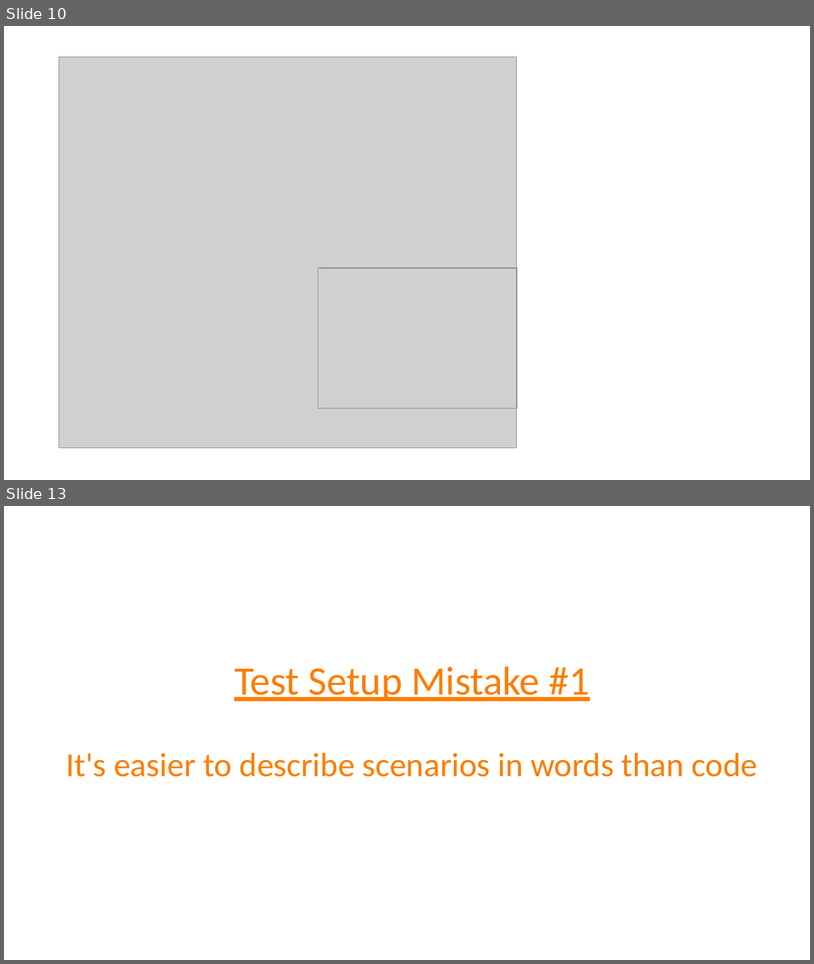
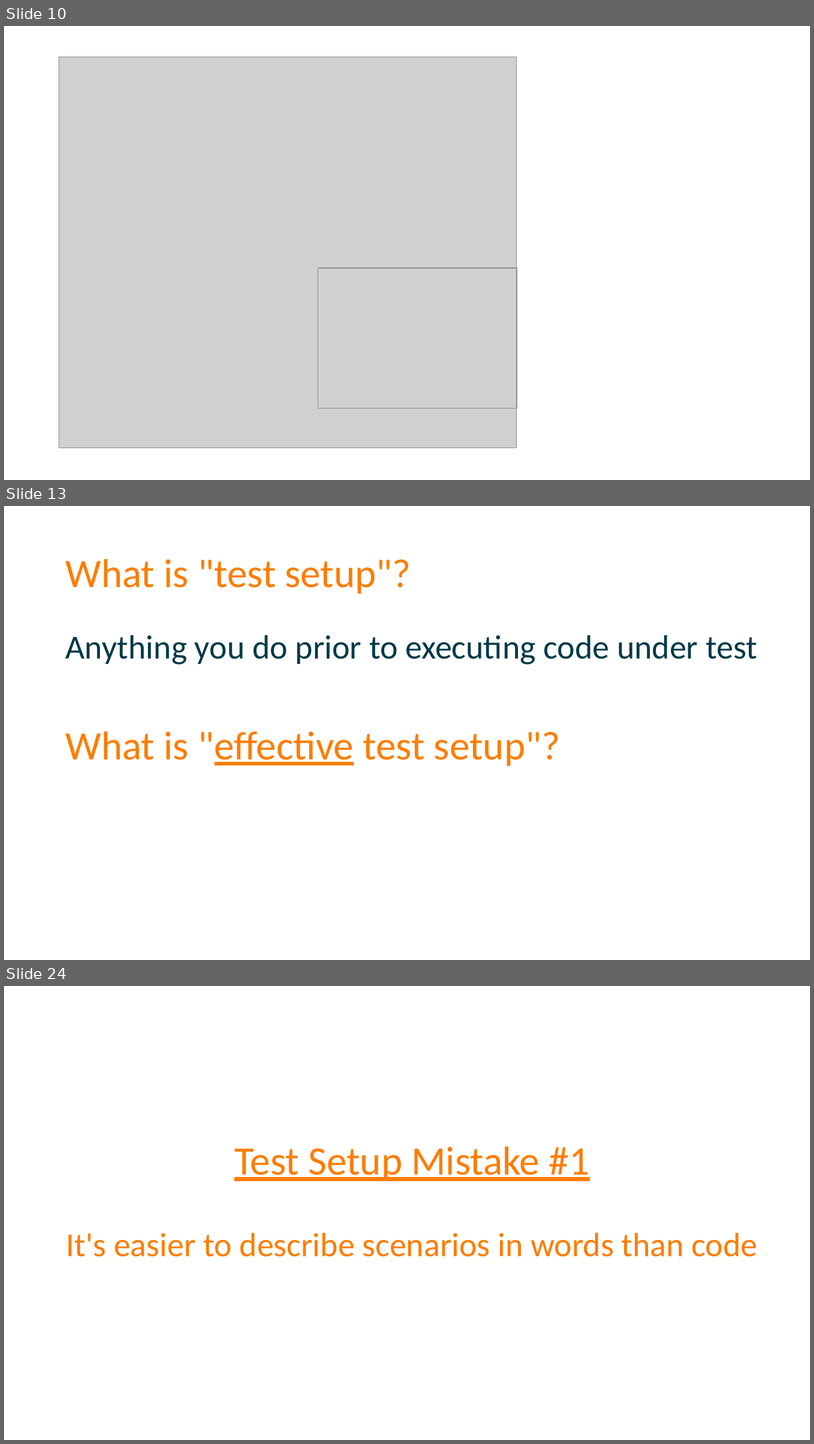
Before and after one commit to spetryjohnson/Talk-Patterns_of_Effective_Test_Setup, a slide deck: POETS - CodeMash 2017.pptx. Shown one above the other, each under a label of ours: slides 10 and 13 before the commit, slides 10, 13 and 24 after it; the slides between them are not shown. The pictures are 814x964 and 814x1444 pixels, drawn with LibreOffice and Linux fonts; fonts in the diff are those of the drawing; grey boxes stand for pictures. Boxes give left, top, right and bottom in pixels: in the first picture for what was removed or moved away, otherwise in the second. Text is boxed around its words. In the diff, an @@ line names an element or a change of style, - is before the commit and + after.

```diff
--- a/POETS - CodeMash 2017.pptx
+++ b/POETS - CodeMash 2017.pptx
@@ slide 13 added at <box>4,506,810,960</box>, background #FFFFFF @@
@@ title added at <box>65,559,411,594</box>, 48 pt, text #FD7D00 @@
+What is "test setup"?
@@ text added at <box>65,635,758,664</box>, 40 pt, text #013947 @@
+Anything you do prior to executing code under test
@@ text added at <box>65,731,560,766</box>, 48 pt, text #FD7D00 @@
+What is "effective test setup"?
@@ what was slide 13 is now slide 24 @@
```
Also in this commit, not shown: 3 slides changed, 15 other slides added, 2 slides removed, 1 other file.
